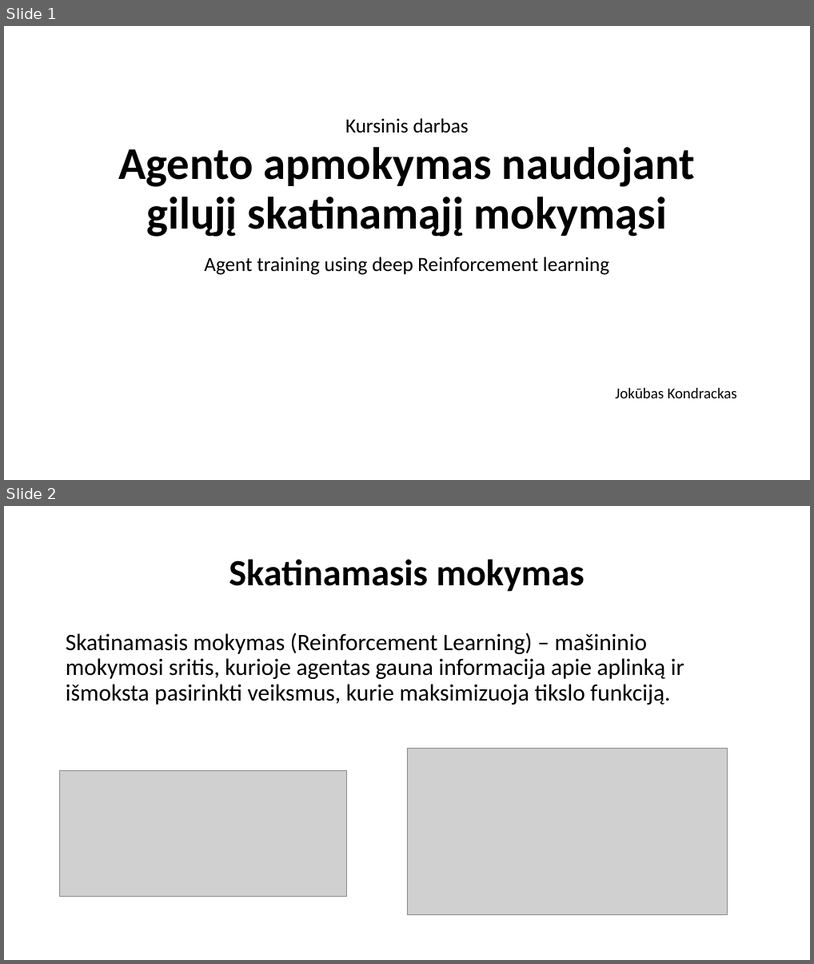
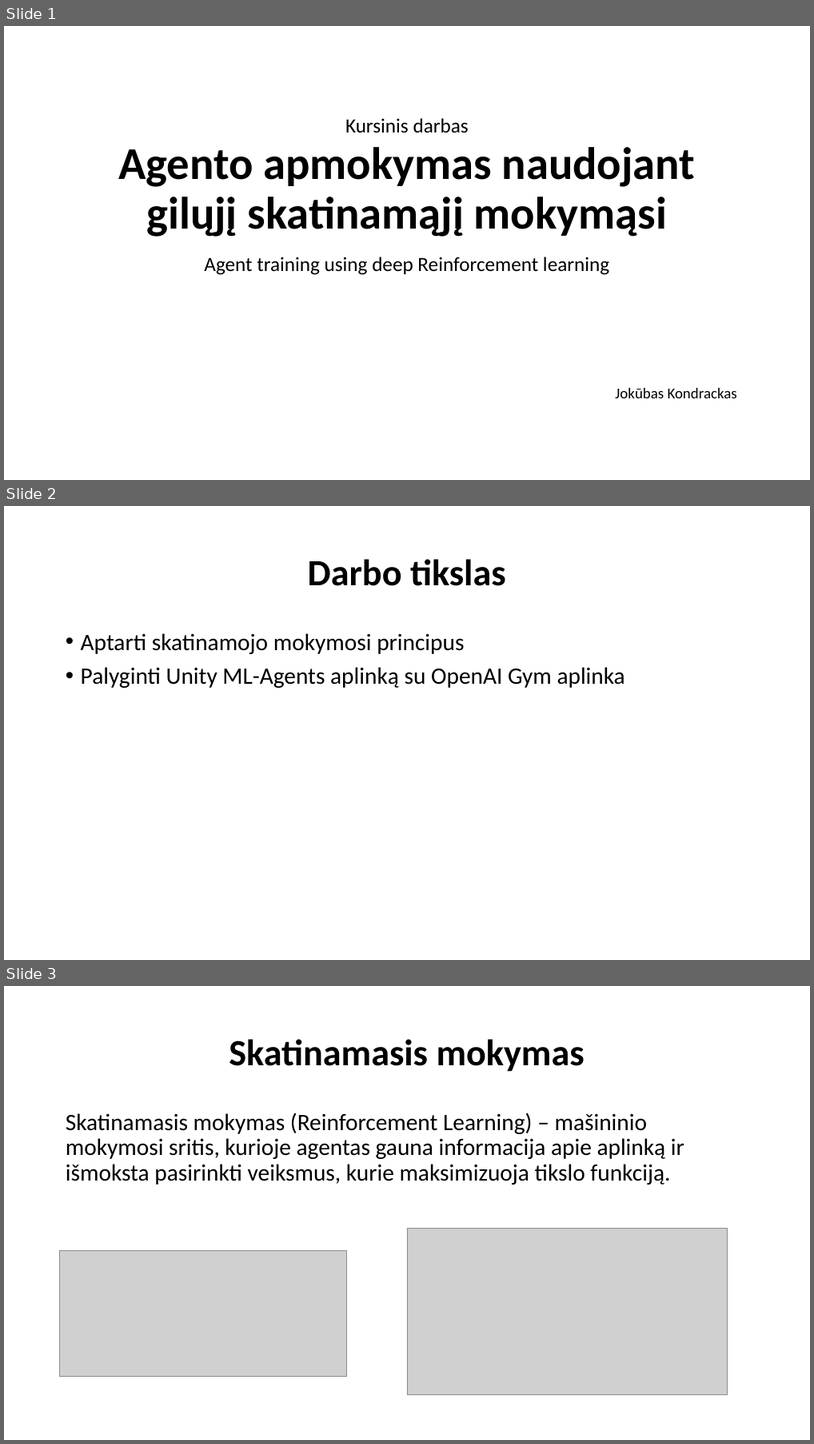
Before and after one commit to jokis125/kursinis, a slide deck: kursinis skaidres.pptx. Shown one above the other, each under a label of ours: slides 1 and 2 before the commit, slides 1, 2 and 3 after it. The pictures are 814x964 and 814x1444 pixels, drawn with LibreOffice and Linux fonts; fonts in the diff are those of the drawing; grey boxes stand for pictures. Boxes give left, top, right and bottom in pixels: in the first picture for what was removed or moved away, otherwise in the second. Text is boxed around its words. In the diff, an @@ line names an element or a change of style, - is before the commit and + after.

Commit message:
added tikslas and pictures

```diff
--- a/kursinis skaidres.pptx
+++ b/kursinis skaidres.pptx
@@ slide 2 added at [4, 506, 810, 960], background #FFFFFF @@
@@ title added at [308, 559, 506, 586], 44 pt, text #000000, bold @@
+Darbo tikslas
@@ text added at [81, 633, 626, 688], 28 pt, text #000000 @@
+• Aptarti skatinamojo mokymosi principus
+• Palyginti Unity ML-Agents aplinką su OpenAI Gym aplinka
@@ what was slide 2 is now slide 3 @@
```
Also in this commit, not shown: 2 slides changed.
